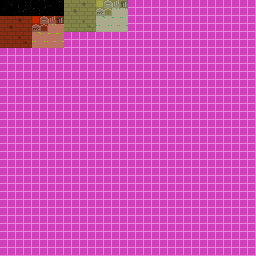
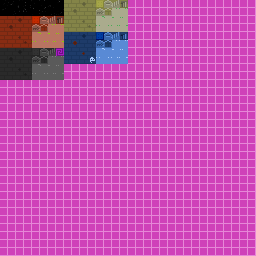
Two versions of the same layered image (256 x 256). Layer-by-layer changes:
painted on "Background" over [0, 32, 128, 80]
